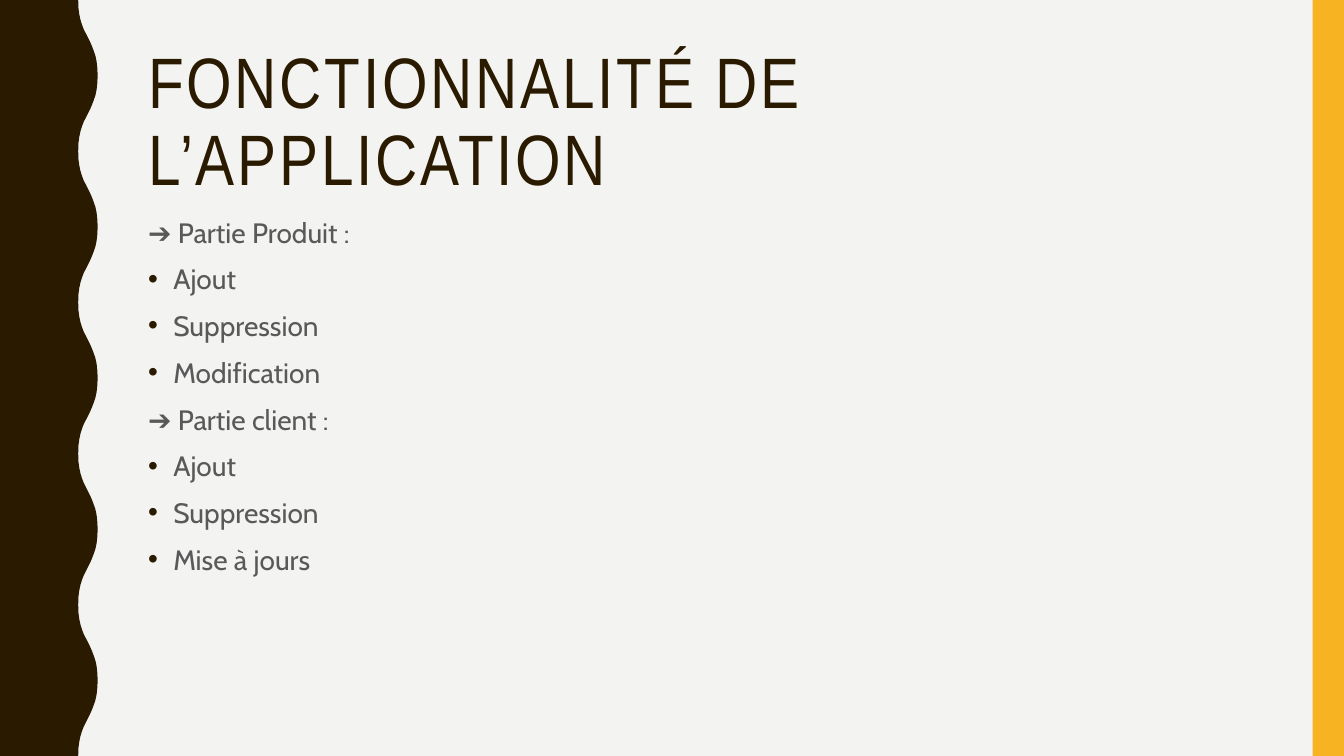
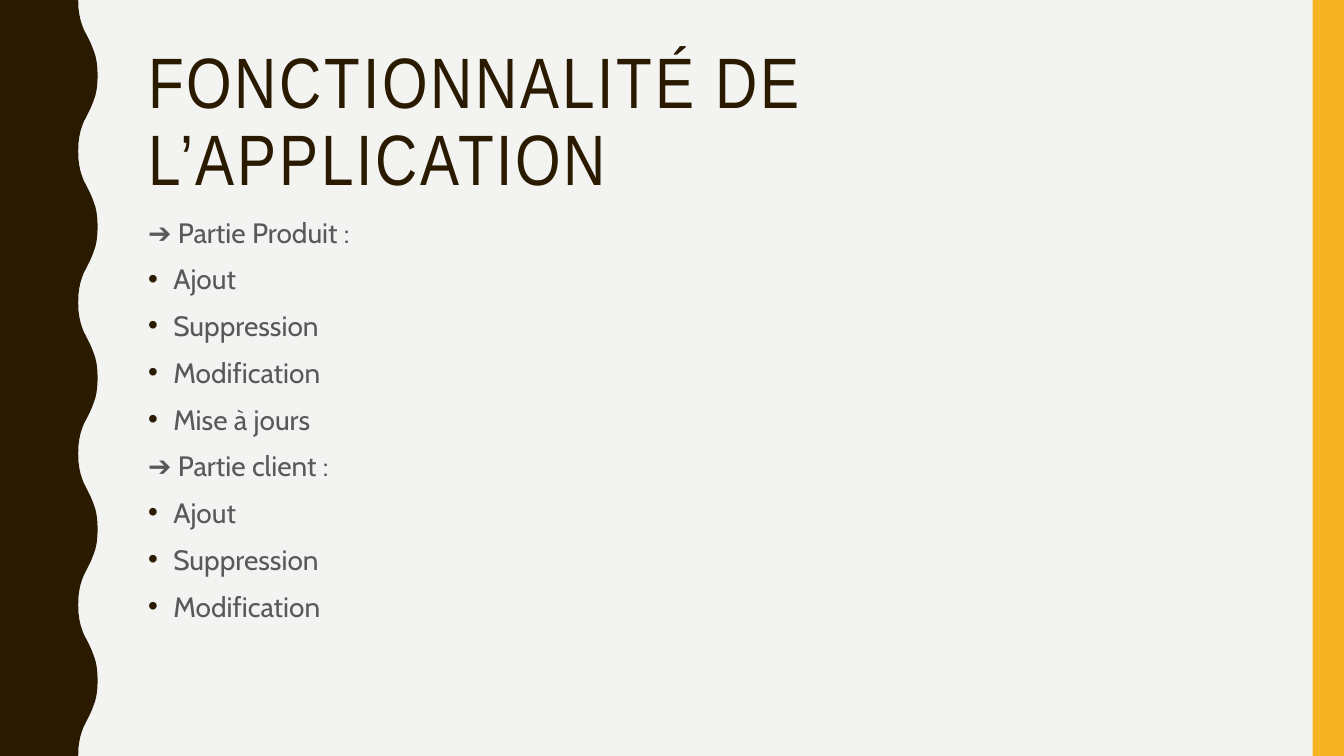
Before and after one commit to rami-mehaibia/Application-de-gestion-de-pharmacie., a slide deck: slide 6 of 1er Présentation.pptx. Drawn at 1344x756 pixels with LibreOffice and Linux fonts; fonts in the diff are those of the drawing. Boxes give left, top, right and bottom in pixels: in the first picture for what was removed or moved away, otherwise in the second. Text is boxed around its words. In the diff, an @@ line names an element or a change of style, - is before the commit and + after.

Commit message:
Premiere presentation avec des modifications

```diff
--- a/1er Présentation.pptx
+++ b/1er Présentation.pptx
@@ text at [173, 410, 311, 436]: paragraph added @@
+• Mise à jours
@@ text at [173, 596, 320, 618]: text changed @@
-• Mise à jours
+• Modification
```
Also in this commit, not shown: 1 other slide changed.
